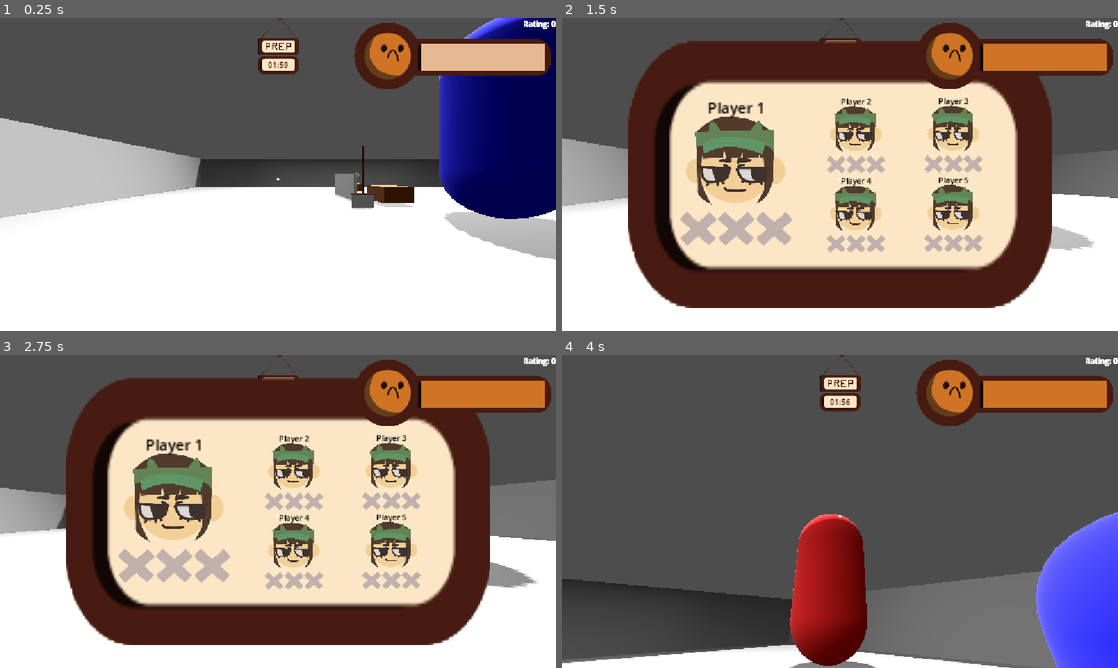
Above: before the commit, frames 1-4 (two rows, left to right).
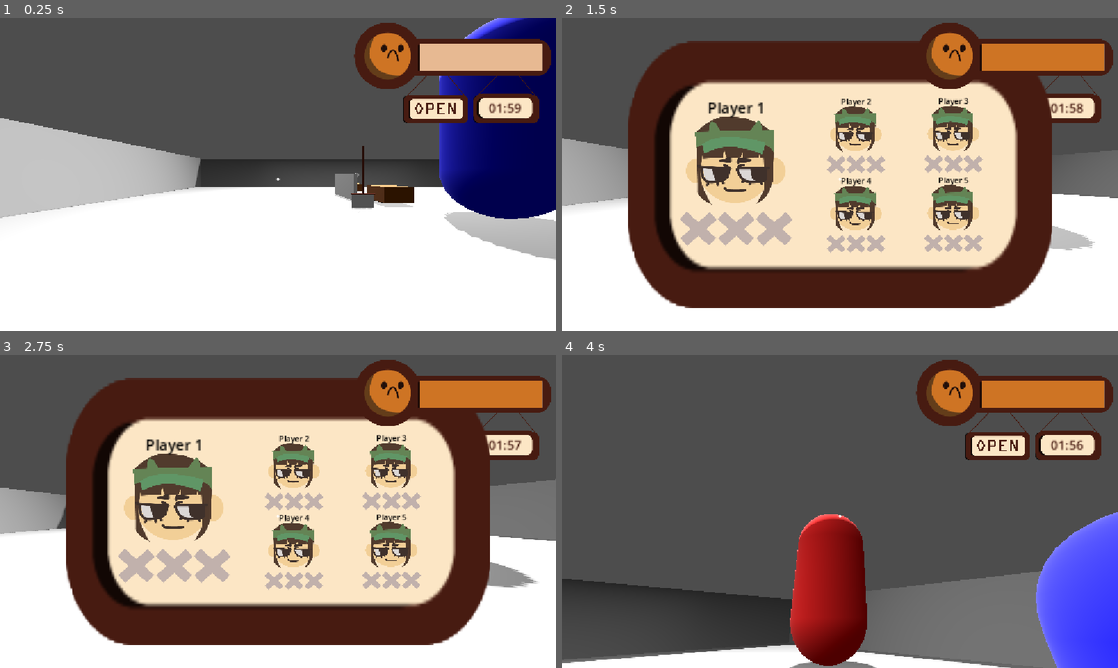
Above: after the commit, the same moments.

Repository: AlexLietha/Slacker
Game: Godot game, scene res://Scenes/test.tscn
The game is run twice, just before and just after one commit, with the same random seed, the same clock (stepped at 60 frames per second) and the same inputs.
Inputs (mouse positions are in pixels of both pictures, inside the frame that each line leads up to):
- Up to frame 1 (0.25 s): no input
- Up to frame 2 (1.5 s): tap Enter (ui_accept) at 0.5, 0.77 s; move the mouse to (867, 174) at 0.52 s; hold W (moveForward) 0.53-1.28 s; tap E (Click e) at 0.6 s; move the mouse to (728, 190) at 1.27 s; hold S (moveBack) from 1.28 s (still down); right-click (728, 190) at 1.35 s
- Up to frame 3 (2.75 s): tap Enter (ui_accept) at 1.52 s; move the mouse to (333, 442) at 2.02 s; release S (moveBack) at 2.03 s; hold D (moveRight) from 2.03 s (still down); tap ` (reassignRoles) at 2.1 s
- Up to frame 4 (4 s): move the mouse to (812, 574) at 2.77 s; release D (moveRight) at 2.78 s; hold W (moveForward) from 2.78 s (still down); tap E (Click e) at 2.85 s; tap Enter (ui_accept) at 3.02, 3.77 s; move the mouse to (878, 514) at 3.52 s; right-click (878, 514) at 3.6 s

The runs differ from the first frame. In frame 1, 3.1% of the frame differs, in the area x 46-100%, y 0-34%; in frame 2, 1.1%; in frame 3, 1.1%; in frame 4, 3.1%.

Commit message:
Moved timer back to updated location before main broke

Diff:
--- a/slacker/Scenes/player.tscn
+++ b/slacker/Scenes/player.tscn
@@ -65,6 +65,7 @@
 script = ExtResource("3_6t5aa")
 
 [node name="Label" type="Label" parent="UI" unique_id=1266910109]
+visible = false
 anchors_preset = 1
 anchor_left = 1.0
 anchor_right = 1.0
@@ -86,11 +87,12 @@
 anchors_preset = 1
 anchor_left = 1.0
 anchor_right = 1.0
-offset_left = -279.0
-offset_top = 54.0
-offset_right = -23.0
-offset_bottom = 109.0
+offset_left = -282.00006
+offset_top = 53.0
+offset_right = -26.0
+offset_bottom = 108.0
 grow_horizontal = 0
+scale = Vector2(0.9911316, 1.0214492)
 script = ExtResource("4_vgqql")
 gradient = ExtResource("6_3smsa")
 barSprite = NodePath("../EmptyBarV1")
--- a/slacker/UI/TimerUI.tscn
+++ b/slacker/UI/TimerUI.tscn
@@ -13,34 +13,20 @@
 grow_horizontal = 2
 grow_vertical = 2
 
-[node name="ClockUI" type="TextureRect" parent="." unique_id=1047014232]
+[node name="PrepSign" type="TextureRect" parent="." unique_id=125862960]
 layout_mode = 1
 anchors_preset = 5
 anchor_left = 0.5
 anchor_right = 0.5
-offset_left = -42.0
-offset_top = 78.0
-offset_right = 43.0
-offset_bottom = 118.0
+offset_left = 258.0
+offset_top = 94.0
+offset_right = 343.0
+offset_bottom = 179.0
 grow_horizontal = 2
-texture = ExtResource("1_unr6p")
+scale = Vector2(1.6, 1.6)
+texture = ExtResource("3_eaqiy")
 expand_mode = 1
 stretch_mode = 4
-
-[node name="Clock" type="Label" parent="ClockUI" unique_id=791024713]
-layout_mode = 1
-anchors_preset = 5
-anchor_left = 0.5
-anchor_right = 0.5
-offset_left = -21.5
-offset_top = 7.0
-offset_right = 20.5
-offset_bottom = 30.0
-grow_horizontal = 2
-theme_override_colors/font_color = Color(0.2784314, 0.105882354, 0.06666667, 1)
-text = "00:00"
-horizontal_alignment = 1
-vertical_alignment = 1
 
 [node name="Timer" type="Timer" parent="." unique_id=1553168828]
 script = ExtResource("1_e887x")
@@ -63,23 +49,57 @@
 anchors_preset = 5
 anchor_left = 0.5
 anchor_right = 0.5
-offset_left = -42.5
-offset_right = 42.5
-offset_bottom = 85.0
+offset_left = 258.0
+offset_top = 94.0
+offset_right = 343.0
+offset_bottom = 179.0
 grow_horizontal = 2
+scale = Vector2(1.6, 1.6)
 texture = ExtResource("2_qr5el")
 expand_mode = 1
 stretch_mode = 4
 
-[node name="PrepSign" type="TextureRect" parent="." unique_id=125862960]
+[node name="Sign- CHANGE LATER" type="TextureRect" parent="." unique_id=1568850521]
 layout_mode = 1
 anchors_preset = 5
 anchor_left = 0.5
 anchor_right = 0.5
-offset_left = -42.5
-offset_right = 42.5
-offset_bottom = 85.0
+offset_left = 404.0
+offset_top = 94.0
+offset_right = 489.0
+offset_bottom = 179.0
 grow_horizontal = 2
-texture = ExtResource("3_eaqiy")
+scale = Vector2(1.6, 1.6)
+texture = ExtResource("2_qr5el")
 expand_mode = 1
 stretch_mode = 4
+
+[node name="ClockUI" type="TextureRect" parent="." unique_id=1047014232]
+layout_mode = 1
+anchors_preset = 5
+anchor_left = 0.5
+anchor_right = 0.5
+offset_left = 403.0
+offset_top = 156.0
+offset_right = 488.0
+offset_bottom = 196.0
+grow_horizontal = 2
+scale = Vector2(1.6, 1.6)
+texture = ExtResource("1_unr6p")
+expand_mode = 1
+stretch_mode = 4
+
+[node name="Clock" type="Label" parent="ClockUI" unique_id=791024713]
+layout_mode = 1
+anchors_preset = 5
+anchor_left = 0.5
+anchor_right = 0.5
+offset_left = -21.5
+offset_top = 7.0
+offset_right = 20.5
+offset_bottom = 30.0
+grow_horizontal = 2
+theme_override_colors/font_color = Color(0.2784314, 0.105882354, 0.06666667, 1)
+text = "00:00"
+horizontal_alignment = 1
+vertical_alignment = 1
